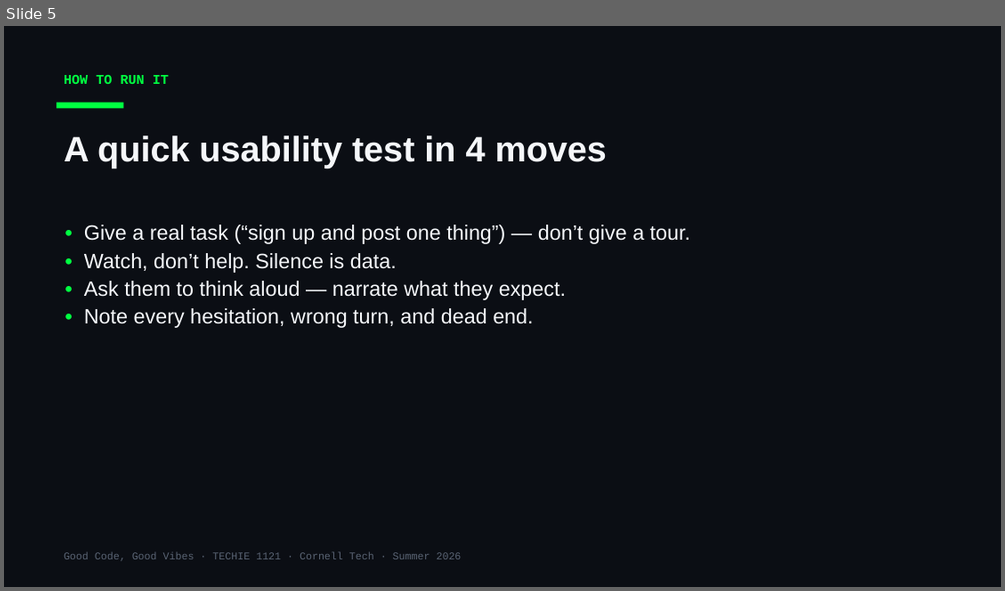
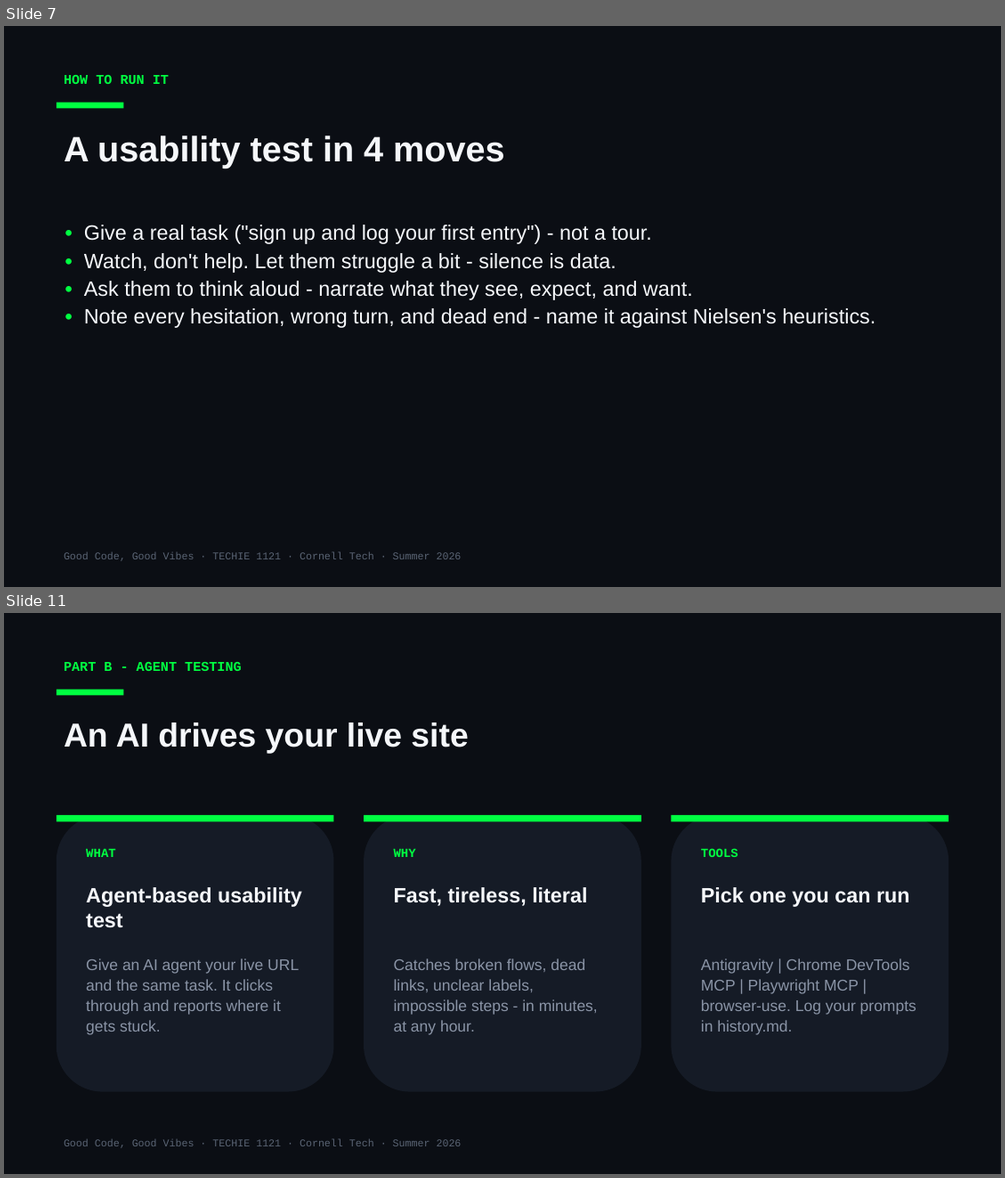
Before and after one commit to Cornell-Tech-Vibe-Coding-Summer-2026/website, a slide deck: slides/Week3-Mon-User-Testing-I.pptx. Shown one above the other, each under a label of ours: slide 5 before the commit, slides 7 and 11 after it; the slides between them are not shown. The pictures are 1005x591 and 1005x1178 pixels, drawn with LibreOffice and Linux fonts; fonts in the diff are those of the drawing. Boxes give left, top, right and bottom in pixels: in the first picture for what was removed or moved away, otherwise in the second. Text is boxed around its words. In the diff, an @@ line names an element or a change of style, - is before the commit and + after.

```diff
--- a/slides/Week3-Mon-User-Testing-I.pptx
+++ b/slides/Week3-Mon-User-Testing-I.pptx
@@ slide 11 added at box(4, 613, 1001, 1174), background #0B0E14 @@
@@ text added at box(64, 662, 242, 671), 13 pt, text #00FF41, bold @@
+PART B - AGENT TESTING
@@ rectangle added at box(57, 690, 123, 695), fill #00FF41 @@
@@ text added at box(64, 722, 468, 754), 32 pt, text #F5F7FA, bold @@
+An AI drives your live site
@@ rounded rectangle added at box(57, 815, 334, 1092), fill #151B26 @@
@@ rectangle added at box(57, 815, 334, 821), fill #00FF41 @@
@@ rounded rectangle added at box(364, 815, 641, 1092), fill #151B26 @@
@@ rectangle added at box(364, 815, 641, 821), fill #00FF41 @@
@@ rounded rectangle added at box(671, 815, 948, 1092), fill #151B26 @@
@@ rectangle added at box(671, 815, 948, 821), fill #00FF41 @@
@@ text added at box(86, 848, 116, 857), 12 pt, text #00FF41, bold @@
+WHAT
@@ text added at box(394, 848, 416, 857), 12 pt, text #00FF41, bold @@
+WHY
@@ text added at box(701, 848, 738, 857), 12 pt, text #00FF41, bold @@
+TOOLS
@@ text added at box(86, 887, 302, 928), 20 pt, text #F5F7FA, bold @@
+Agent-based usability test
@@ text added at box(394, 887, 587, 906), 20 pt, text #F5F7FA, bold @@
+Fast, tireless, literal
@@ text added at box(701, 887, 910, 907), 20 pt, text #F5F7FA, bold @@
+Pick one you can run
@@ text added at box(86, 958, 299, 1035), 15 pt, text #8A94A6 @@
+Give an AI agent your live URL and the same task. It clicks through and reports where it gets stuck.
@@ text added at box(394, 958, 598, 1035), 15 pt, text #8A94A6 @@
+Catches broken flows, dead links, unclear labels, impossible steps - in minutes, at any hour.
@@ text added at box(701, 958, 916, 1035), 15 pt, text #8A94A6 @@
+Antigravity | Chrome DevTools MCP | Playwright MCP | browser-use. Log your prompts in history.md.
@@ text added at box(64, 1139, 461, 1148), 10 pt, text #5A6474 @@
+Good Code, Good Vibes · TECHIE 1121 · Cornell Tech · Summer 2026
@@ what was slide 5 is now slide 7 @@
@@ slide 7 changed as well @@
@@ text at box(64, 135, 504, 168): text changed @@
-A quick usability test in 4 moves
+A usability test in 4 moves
@@ text at box(84, 224, 875, 328): text changed @@
-• Give a real task (“sign up and post one thing”) — don’t give a tour.
-• Watch, don’t help. Silence is data.
-• Ask them to think aloud — narrate what they expect.
-• Note every hesitation, wrong turn, and dead end.
+• Give a real task ("sign up and log your first entry") - not a tour.
+• Watch, don't help. Let them struggle a bit - silence is data.
+• Ask them to think aloud - narrate what they see, expect, and want.
+• Note every hesitation, wrong turn, and dead end - name it against Nielsen's heuristics.
```
Also in this commit, not shown: 4 other slides changed, 9 other slides added, 2 slides removed, 2 other files.
